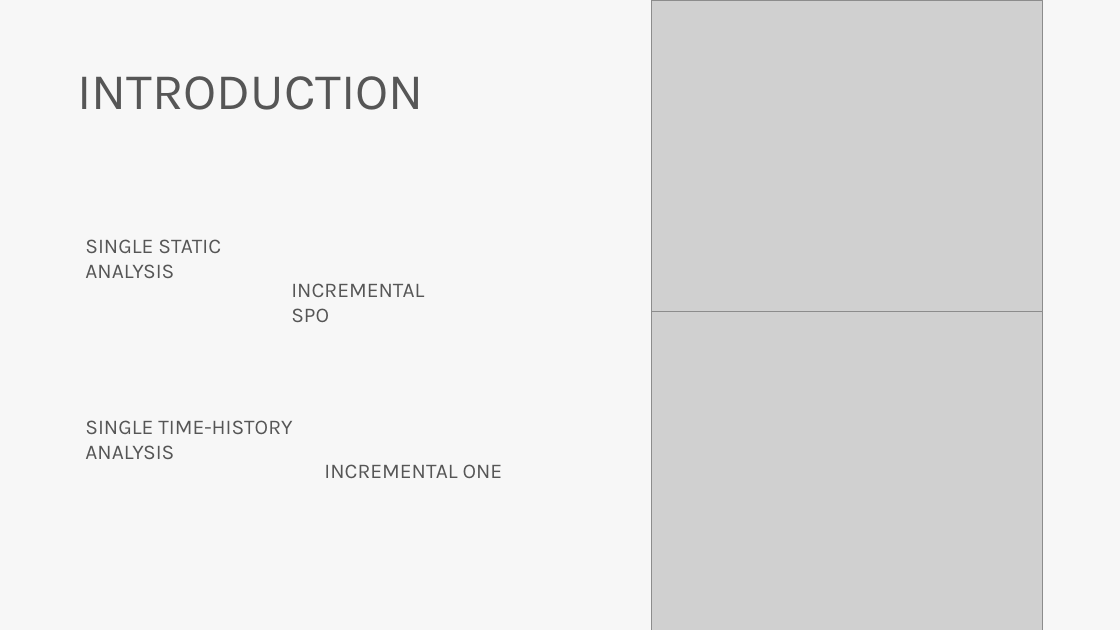
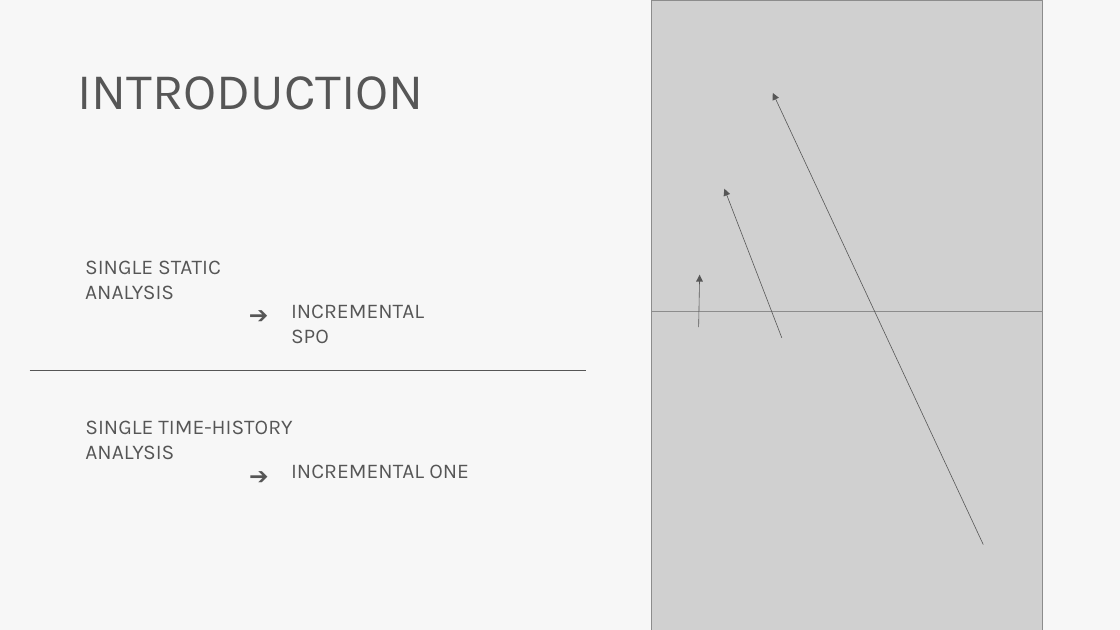
Before and after one commit to skyran1278/VbaProject, a slide deck: slide 3 of 20180126_SmartSplice/20180901_Meeting/Incremental dynamic analysis.pptx. Drawn at 1120x630 pixels with LibreOffice and Linux fonts; fonts in the diff are those of the drawing; grey boxes stand for pictures. Boxes give left, top, right and bottom in pixels: in the first picture for what was removed or moved away, otherwise in the second. Text is boxed around its words. In the diff, an @@ line names an element or a change of style, - is before the commit and + after.

```diff
--- a/20180126_SmartSplice/20180901_Meeting/Incremental dynamic analysis.pptx
+++ b/20180126_SmartSplice/20180901_Meeting/Incremental dynamic analysis.pptx
@@ arrow added from (984, 544) to (773, 93), #565656 0.5 pt @@
@@ arrow added from (782, 338) to (724, 189), #565656 0.5 pt @@
@@ text "SINGLE STATIC ANALYSIS": place and size @@
-text "SINGLE STATIC ANALYSIS" at [85,239,221,278]
+text "SINGLE STATIC ANALYSIS" at [85,260,221,299]
@@ text added at [249,291,282,330], 20 pt, text #565656 @@
+➔
@@ text "INCREMENTAL SPO": place and size @@
-text "INCREMENTAL SPO" at [291,283,424,322]
+text "INCREMENTAL SPO" at [291,304,424,343]
@@ arrow added from (699, 327) to (700, 275), #565656 0.5 pt @@
@@ line added from (29, 371) to (586, 371), #565656 0.5 pt @@
@@ text added at [250,451,283,491], 20 pt, text #565656 @@
+➔
@@ text "INCREMENTAL ONE": place and size @@
-text "INCREMENTAL ONE" at [324,464,503,478]
+text "INCREMENTAL ONE" at [291,464,469,478]
```
Also in this commit, not shown: 5 other slides changed, 2 slides added, 3 slides removed, 1 other file.
